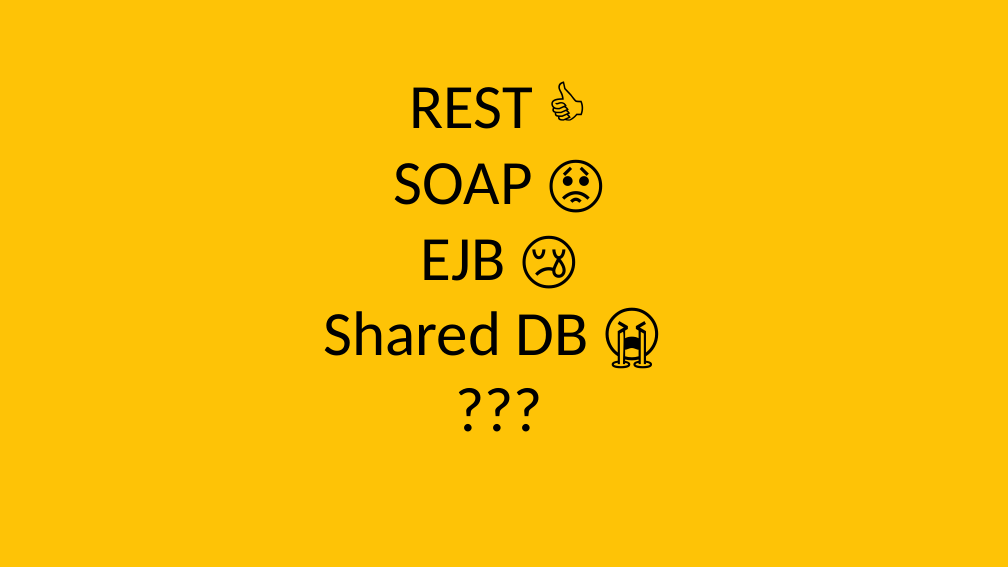
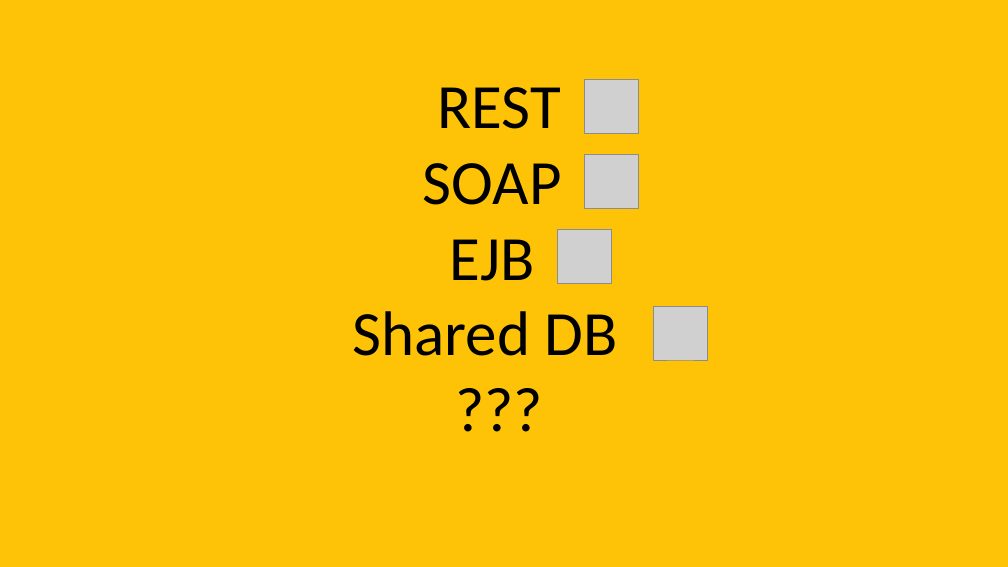
Before and after one commit to davidaayers/ea-talk, a slide deck: slide 105 of ea_in_a_devops_time.pptx (slide 102 before the commit). Drawn at 1008x567 pixels with LibreOffice and Linux fonts; fonts in the diff are those of the drawing; grey boxes stand for pictures. Boxes give left, top, right and bottom in pixels: in the first picture for what was removed or moved away, otherwise in the second. Text is boxed around its words. In the diff, an @@ line names an element or a change of style, - is before the commit and + after.

```diff
--- a/ea_in_a_devops_time.pptx
+++ b/ea_in_a_devops_time.pptx
@@ text at [353,87,617,356]: text changed @@
-REST 👍
-SOAP 😟
-EJB 😢
-Shared DB 😭
+REST
+SOAP
+EJB
+Shared DB
@@ picture added at [585,80,638,134] @@
@@ picture added at [585,155,638,209] @@
@@ picture added at [557,230,611,284] @@
@@ picture added at [654,306,708,360] @@
```
Also in this commit, not shown: 20 other slides changed, 3 slides added, 2 other files.
